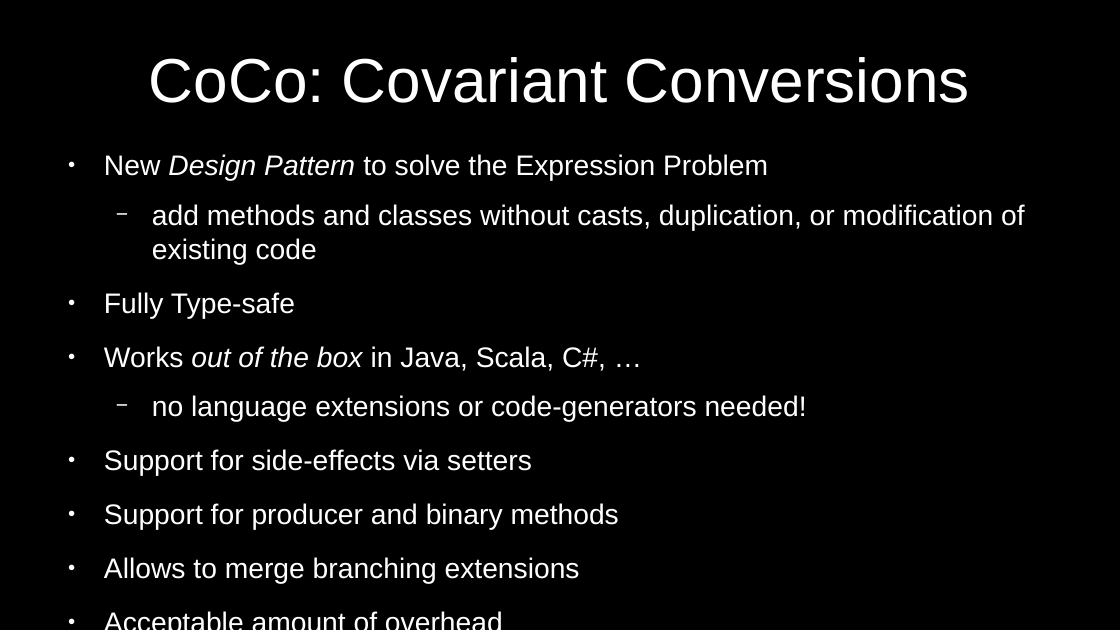
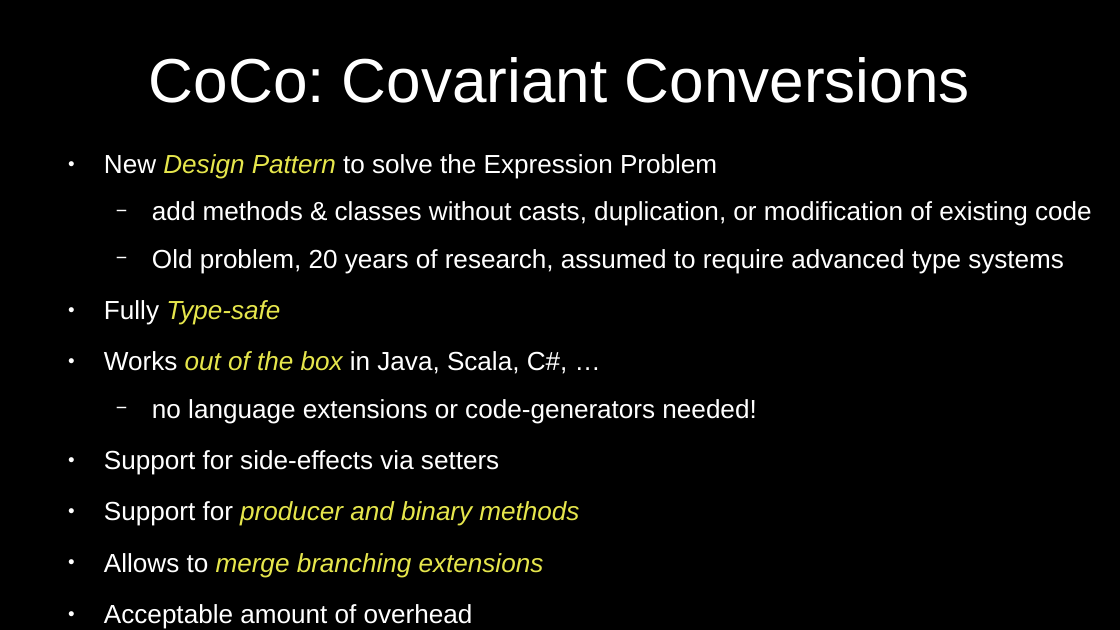
Before and after one commit to JanBessai/ecoop-coco-presentation, a slide deck: slide 2 of slides/slides.odp. Drawn at 1120x630 pixels with LibreOffice and Linux fonts; fonts in the diff are those of the drawing. Boxes give left, top, right and bottom in pixels: in the first picture for what was removed or moved away, otherwise in the second. Text is boxed around its words. In the diff, an @@ line names an element or a change of style, - is before the commit and + after.

```diff
--- a/slides/slides.odp
+++ b/slides/slides.odp
@@ text at <box>104,154,756,578</box>: size 20 to 18.5 pt in "New Design Pattern to solve the Expression ...", "Fully Type-safe", "Works out of the box in Java, ...", "no language extensions or code-generators needed!" and 4 more places; text colour #FFFFFF to #E6E64C in "Design Pattern", "Type-safe", "out of the box", "producer and binary methods" and 1 more places; italic on in "Type-safe", "producer and binary methods", "merge branching extensions" @@
@@ text at <box>152,201,1092,274</box>: text changed; size 20 to 18.5 pt @@
-  − add methods and classes without casts, duplication, or modification of existing code
+  − add methods & classes without casts, duplication, or modification of existing code
+  − Old problem, 20 years of research, assumed to require advanced type systems
```
Also in this commit, not shown: 2 other slides changed, 2 slides added, 6 other files.
